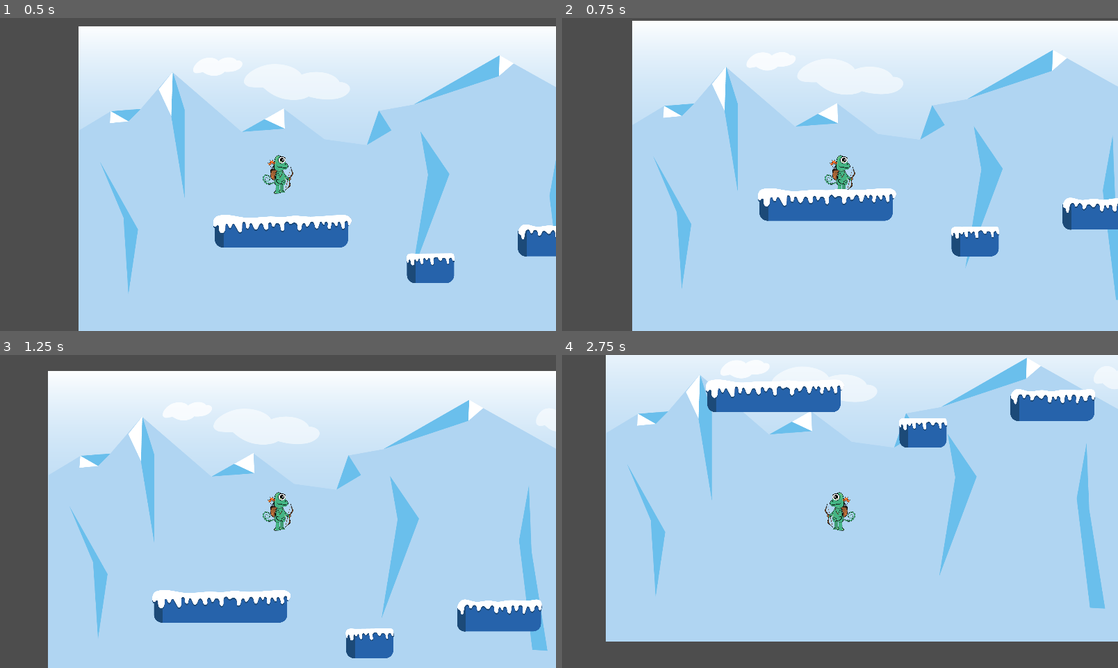
Above: before the commit, frames 1-4 (two rows, left to right).
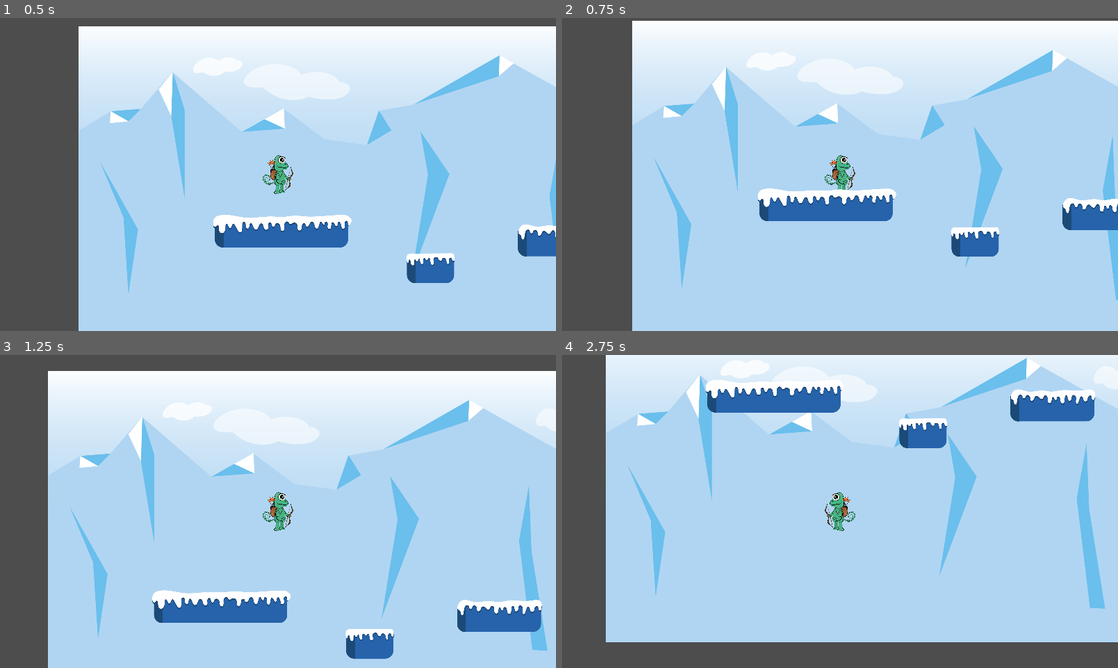
Above: after the commit, the same moments.

Repository: Elracoon/chameleon
Game: Godot game, scene res://scene platform/node_2d.tscn
The game is run twice, just before and just after one commit, with the same random seed, the same clock (stepped at 60 frames per second) and the same inputs.
Inputs:
- Up to frame 1 (0.5 s): no input
- Up to frame 2 (0.75 s): hold D (move_right) from 0.53 s (still down); tap W (jump) at 0.6 s
- Up to frame 3 (1.25 s): keep holding D (move_right); tap W (jump) at 0.77, 1.07 s
- Up to frame 4 (2.75 s): tap Space (fire_bullet) at 1.35 s; tap W (jump) at 1.52, 1.55, 1.82, 2.1 s; release D (move_right) at 2.03 s; hold A (move_left) from 2.03 s (still down)

Frame 1 is identical in both runs. In frame 2, 0.3% of the frame differs, in the area x 18-100%, y 10-77%; in frame 3, 0.3%; in frame 4, 0.5%, in the area x 7-100%, y 1-92%.

Commit message:
add music

Diff:
--- a/code/player.gd
+++ b/code/player.gd
@@ -1,10 +1,10 @@
 extends CharacterBody2D
-
 
 const SPEED = 300.0
 const JUMP_VELOCITY = -700.0
 
 const BULLET = preload("res://scene platform/bullet.tscn")
+
 
 # Get the gravity from the project settings to be synced with RigidBody nodes.
 var gravity = ProjectSettings.get_setting("physics/2d/default_gravity")
@@ -24,6 +24,7 @@
 	# Handle Jump.
 	if Input.is_action_just_pressed("jump") and is_on_floor():
 		velocity.y = JUMP_VELOCITY
+		$AudioStreamPlayer2D.play()
 
 	# Get the input direction and handle the movement/deceleration.
 	# As good practice, you should replace UI actions with custom gameplay actions.
--- /dev/null
+++ b/code/vague.gd
@@ -0,0 +1,6 @@
+extends AudioStreamPlayer2D
+
+
+# Called when the node enters the scene tree for the first time.
+func _ready():
+	self.play()
--- a/scene platform/bullet.tscn
+++ b/scene platform/bullet.tscn
@@ -1,16 +1,16 @@
 [gd_scene load_steps=5 format=3 uid="uid://8mb56bln5e0w"]
 
-[ext_resource type="Texture2D" uid="uid://bdqc0gegc3a46" path="res://img/laserRed01.png" id="1_fojp7"]
 [ext_resource type="Script" path="res://code/bullet.gd" id="1_g7lfx"]
+[ext_resource type="Texture2D" uid="uid://cer2d24rbn8b0" path="res://img/Flèche_foudre.png" id="2_2tsuo"]
 
 [sub_resource type="SpriteFrames" id="SpriteFrames_67pyh"]
 animations = [{
 "frames": [{
 "duration": 1.0,
-"texture": ExtResource("1_fojp7")
+"texture": ExtResource("2_2tsuo")
 }, {
 "duration": 1.0,
-"texture": ExtResource("1_fojp7")
+"texture": ExtResource("2_2tsuo")
 }],
 "loop": true,
 "name": &"shoot",
@@ -18,19 +18,22 @@
 }]
 
 [sub_resource type="RectangleShape2D" id="RectangleShape2D_wlwk8"]
-size = Vector2(55, 10)
+size = Vector2(40, 10)
 
 [node name="Bullet" type="Area2D"]
 script = ExtResource("1_g7lfx")
 
 [node name="AnimatedSprite2D" type="AnimatedSprite2D" parent="."]
+position = Vector2(-2.38419e-07, 0)
+scale = Vector2(0.0421733, 0.0421733)
 sprite_frames = SubResource("SpriteFrames_67pyh")
 animation = &"shoot"
 
 [node name="CollisionShape2D" type="CollisionShape2D" parent="."]
-position = Vector2(-0.5, 0)
 shape = SubResource("RectangleShape2D_wlwk8")
 
 [node name="VisibleOnScreenNotifier2D" type="VisibleOnScreenNotifier2D" parent="."]
+position = Vector2(-9.53674e-07, 0)
+scale = Vector2(2, 0.5)
 
 [connection signal="screen_exited" from="VisibleOnScreenNotifier2D" to="." method="_on_visible_on_screen_notifier_2d_screen_exited"]
--- a/scene platform/node_2d.tscn
+++ b/scene platform/node_2d.tscn
@@ -1,14 +1,18 @@
-[gd_scene load_steps=12 format=3 uid="uid://cjj764wgb070q"]
+[gd_scene load_steps=16 format=3 uid="uid://btkihbqb3axmv"]
 
 [ext_resource type="Script" path="res://code/player.gd" id="1_7d68g"]
 [ext_resource type="Texture2D" uid="uid://bt3f773i6cbkr" path="res://img/PERSO1.png" id="2_hlxtx"]
+[ext_resource type="AudioStream" uid="uid://b2l8c04rm8fkc" path="res://audio/Jumping Jump 3.wav" id="3_gji83"]
 [ext_resource type="Texture2D" uid="uid://df2nt2tp4hrhr" path="res://img/image_level_decor/Block_grand.png" id="3_gmihs"]
 [ext_resource type="Texture2D" uid="uid://bycc7etaqmjku" path="res://img/image_level_decor/Block_moyen.png" id="4_dd06r"]
 [ext_resource type="Texture2D" uid="uid://p10pqdtr2p05" path="res://img/image_level_decor/Block_petit.png" id="5_v15sc"]
 [ext_resource type="Texture2D" uid="uid://faw57a5h861x" path="res://img/image_level_decor/FOND SANS NEIGE.png" id="6_xxr2a"]
+[ext_resource type="AudioStream" uid="uid://ub087paxyuuv" path="res://audio/Vibrant_Game_Musical_Harping_Movement_Loop_1.wav" id="7_k17bd"]
+[ext_resource type="Script" path="res://scene platform/music.gd" id="8_0npxu"]
+[ext_resource type="Script" path="res://code/vague.gd" id="8_u6mvr"]
 
 [sub_resource type="RectangleShape2D" id="RectangleShape2D_vkttq"]
-size = Vector2(106, 133)
+size = Vector2(63, 134.5)
 
 [sub_resource type="TileSetAtlasSource" id="TileSetAtlasSource_mb6cm"]
 texture = ExtResource("3_gmihs")
@@ -70,7 +74,7 @@
 texture = ExtResource("2_hlxtx")
 
 [node name="CollisionShape2D" type="CollisionShape2D" parent="player"]
-position = Vector2(1, -1)
+position = Vector2(3.5, -0.25)
 shape = SubResource("RectangleShape2D_vkttq")
 metadata/_edit_group_ = true
 
@@ -78,6 +82,10 @@
 position = Vector2(54, 11)
 
 [node name="Camera2D" type="Camera2D" parent="player"]
+
+[node name="AudioStreamPlayer2D" type="AudioStreamPlayer2D" parent="player"]
+stream = ExtResource("3_gji83")
+script = ExtResource("8_u6mvr")
 
 [node name="TileMap" type="TileMap" parent="."]
 scale = Vector2(0.5, 0.5)
@@ -89,6 +97,7 @@
 
 [node name="ParallaxLayer" type="ParallaxLayer" parent="ParallaxBackground"]
 motion_scale = Vector2(0.5, 0.2)
+script = ExtResource("8_0npxu")
 
 [node name="Sprite2D" type="Sprite2D" parent="ParallaxBackground/ParallaxLayer"]
 texture = ExtResource("6_xxr2a")
@@ -153,3 +162,7 @@
 position = Vector2(21120, 0)
 texture = ExtResource("6_xxr2a")
 centered = false
+
+[node name="AudioStreamPlayer2D" type="AudioStreamPlayer2D" parent="."]
+stream = ExtResource("7_k17bd")
+script = ExtResource("8_u6mvr")
Not shown, added: audio/Explainer_Video_Music_Loop_Runway.wav.import
Not shown, added: audio/Jumping Jump 3.wav.import
Not shown, added: audio/Ocean Sea Waves Ambience.wav.import
Not shown, added: audio/Vibrant_Game_Musical_Harping_Movement_Loop_1.wav.import
Binary file added: img/Flèche_foudre.png
Not shown, added: img/Flèche_foudre.png.import
Not shown, added: audio/Explainer_Video_Music_Loop_Runway.wav
Not shown, added: audio/Jumping Jump 3.wav
Not shown, added: audio/Ocean Sea Waves Ambience.wav
Not shown, added: audio/Vibrant_Game_Musical_Harping_Movement_Loop_1.wav
